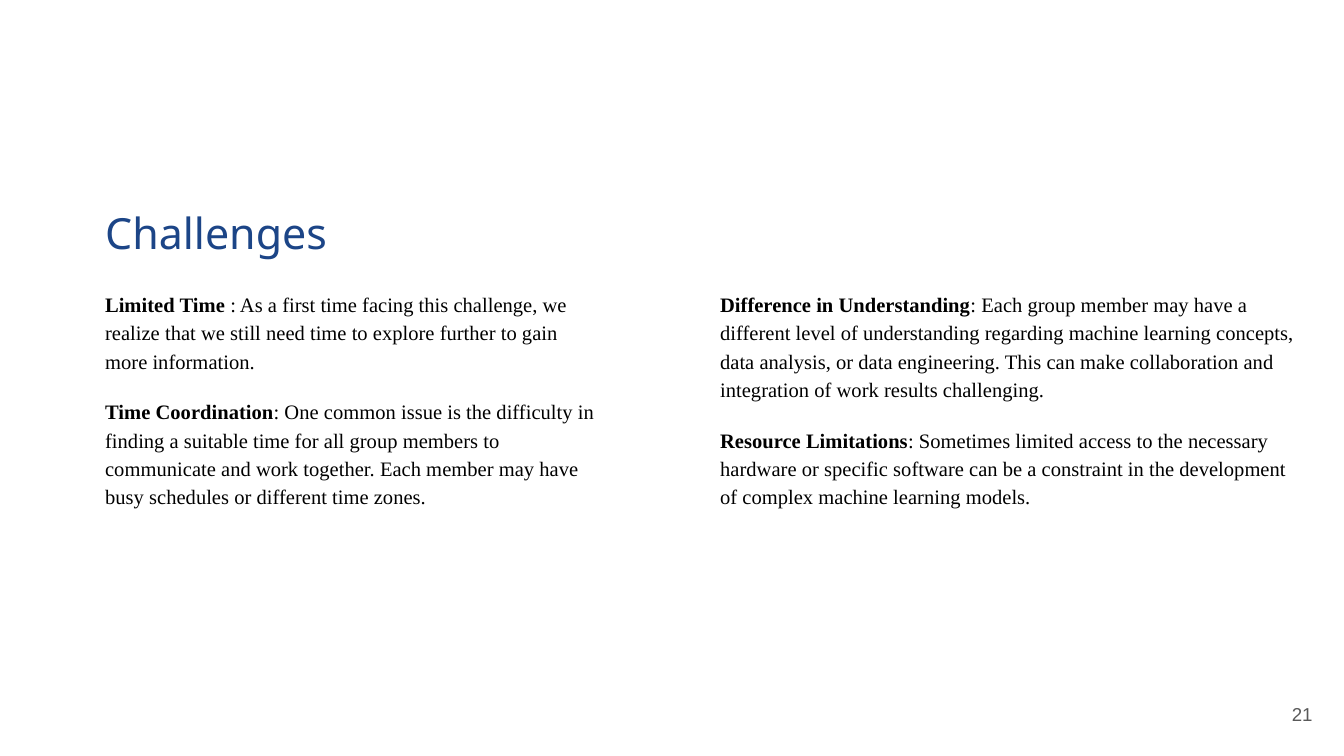
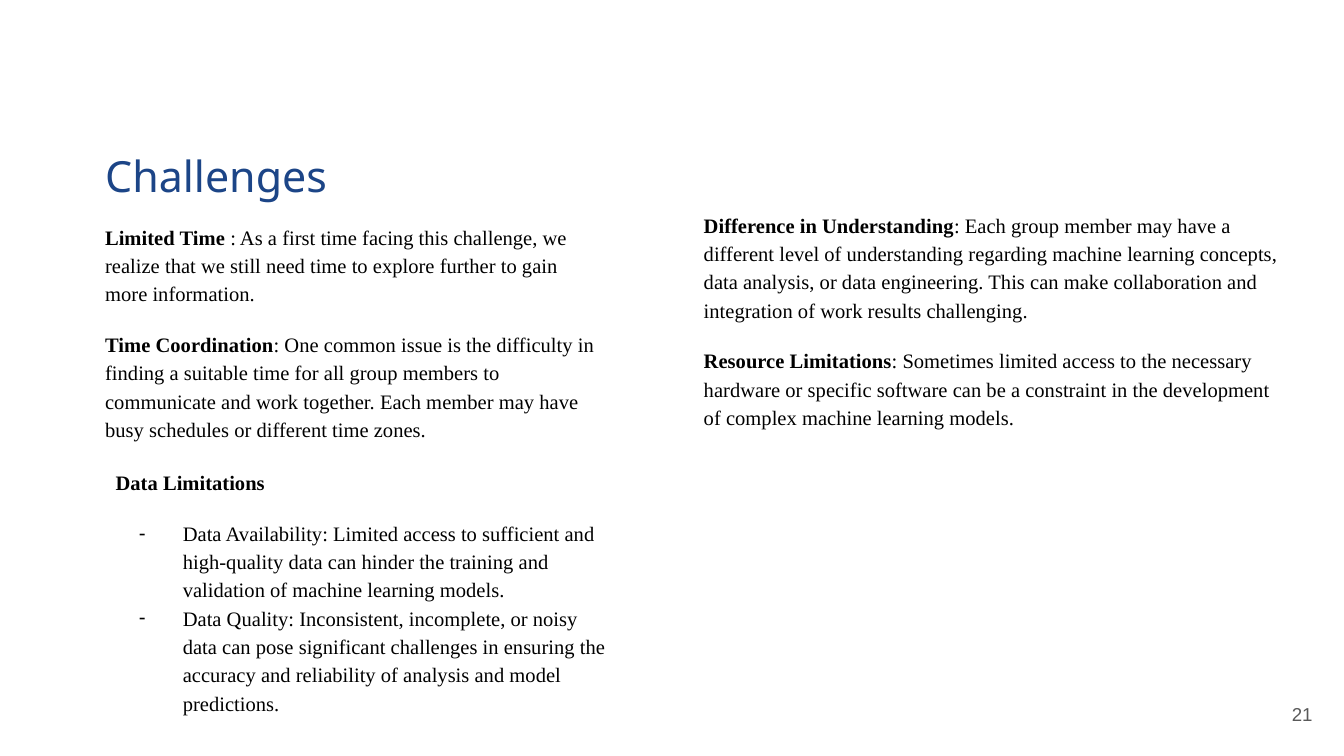
Before and after one commit to FTDS-assignment-bay/p2-final-project-p2-final-project-ftds-030-rmt-group-2, a slide deck: slide 21 of H8_Final_Project_G2_RMT30.pptx. Drawn at 1344x756 pixels with LibreOffice and Linux fonts; fonts in the diff are those of the drawing; background and template pictures are left out. Boxes give left, top, right and bottom in pixels: in the first picture for what was removed or moved away, otherwise in the second. Text is boxed around its words. In the diff, an @@ line names an element or a change of style, - is before the commit and + after.

```diff
--- a/H8_Final_Project_G2_RMT30.pptx
+++ b/H8_Final_Project_G2_RMT30.pptx
@@ text "Challenges": place and size @@
-text "Challenges" at (105,216,327,260)
+text "Challenges" at (105,159,327,203)
@@ text "Limited Time : As a ...": place and size @@
-text "Limited Time : As a ..." at (105,297,594,509)
+text "Limited Time : As a ..." at (105,230,594,442)
@@ text "Difference in Understanding: Each group ...": place and size @@
-text "Difference in Understanding: Each group ..." at (720,297,1293,509)
+text "Difference in Understanding: Each group ..." at (704,218,1277,430)
@@ text added at (116,475,605,716), 11 pt, text #000000 @@
+Data Limitations
+– Data Availability: Limited access to sufficient and high-quality data can hinder the training and validation of machine learning models.
+– Data Quality: Inconsistent, incomplete, or noisy data can pose significant challenges in ensuring the accuracy and reliability of analysis and model predictions.
```
Also in this commit, not shown: 5 other slides changed.
